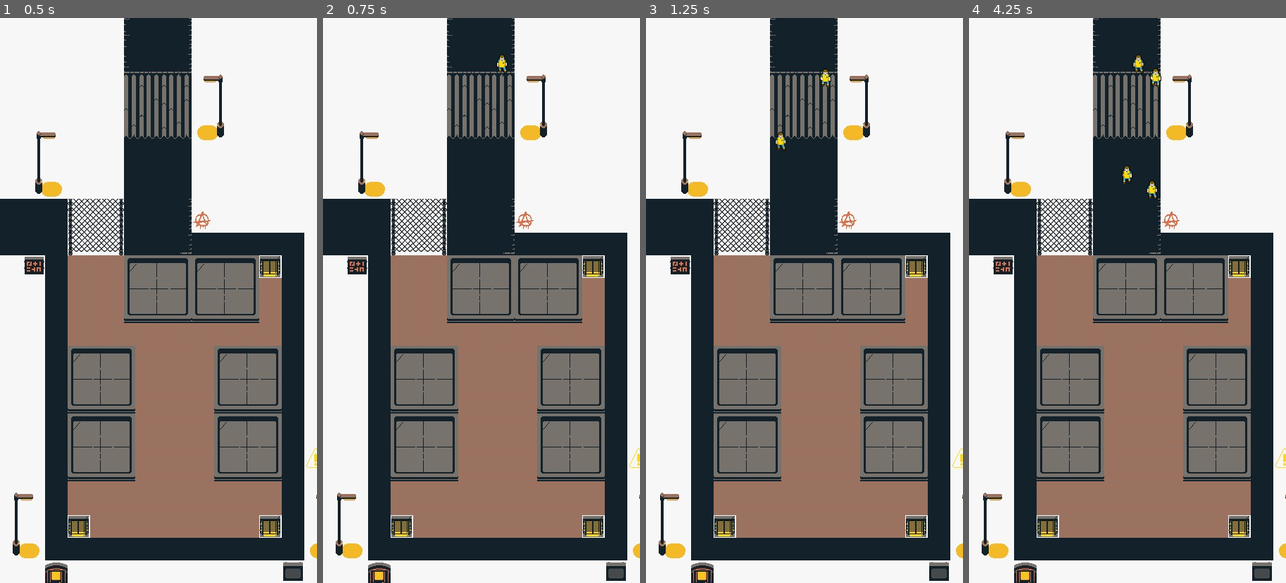
Above: before the commit, frames 1-4 (left to right).
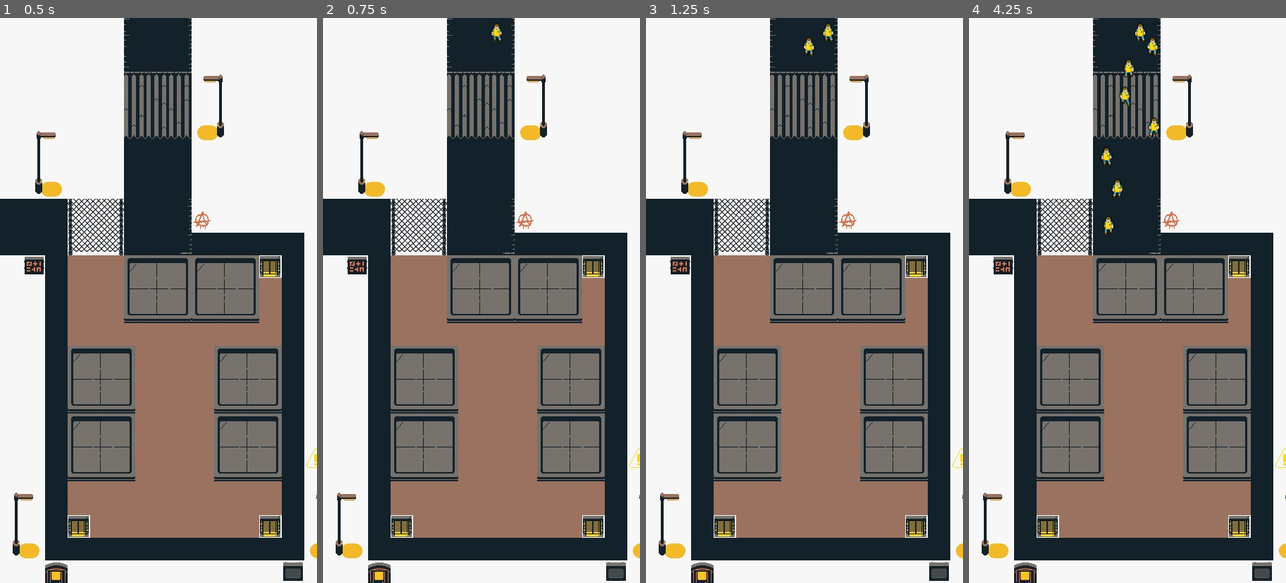
Above: after the commit, the same moments.

Repository: iparosds/SOS-Aliens
Game: Godot game, scene res://levels/level_01.tscn
The game is run twice, just before and just after one commit, with the same random seed, the same clock (stepped at 60 frames per second) and the same inputs. This scene is started directly instead of the project's main scene.
Inputs (mouse positions are in pixels of both pictures, inside the frame that each line leads up to):
- Up to frame 1 (0.5 s): no input
- Up to frame 2 (0.75 s): tap Enter at 0.5 s; move the mouse to (551, 272) at 0.52 s; hold Right (right) from 0.53 s (still down); tap Mouse wheel up (zoom_in) at 0.6 s; click (551, 272) at 0.67 s
- Up to frame 3 (1.25 s): keep holding Right (right)
- Up to frame 4 (4.25 s): move the mouse to (1149, 80) at 1.27 s; release Right (right) at 1.28 s; hold Down (down) 1.28-2.03 s; tap Mouse wheel down (zoom_out) at 1.35, 2.85 s; click (1149, 80) at 1.42 s; move the mouse to (1114, 164) at 2.02 s; hold Right (right) 2.03-2.78 s; tap Mouse wheel up (zoom_in) at 2.1, 3.6 s; click (1114, 164) at 2.17 s; move the mouse to (1114, 153) at 2.77 s; hold W (up) 2.78-3.53 s; click (1114, 153) at 2.92 s; move the mouse to (1105, 159) at 3.52 s; hold Left (left) from 3.53 s (still down); click (1105, 159) at 3.67 s

Frame 1 is identical in both runs. In frame 2, 0.1% of the frame differs, in the area x 53-59%, y 1-10%; in frame 3, 0.3%; in frame 4, 0.9%, in the area x 41-61%, y 1-39%.
Error in both runs: Invalid access to property or key 'main_menu' on a base object of type 'Nil'. (res://scripts/controller.gd:23)

Commit message:
Gerando e implementando segunda saída.

Diff:
--- a/levels/level_01.tscn
+++ b/levels/level_01.tscn
@@ -880,7 +880,7 @@
 tile_set = SubResource("TileSet_81a5f")
 
 [node name="Timer" type="Timer" parent="."]
-wait_time = 10.372
+wait_time = 180.0
 
 [node name="SaidaLabirinto" type="Node2D" parent="."]
 position = Vector2(-22, 298)
@@ -891,13 +891,21 @@
 [node name="EntradasLabirinto" type="Node" parent="."]
 
 [node name="Rua Lafaete" type="Node2D" parent="EntradasLabirinto"]
-position = Vector2(190, 178)
+position = Vector2(194, 21)
 
 [node name="Rua X" type="Node2D" parent="EntradasLabirinto"]
-position = Vector2(254, 68)
+position = Vector2(247, 24)
 
 [node name="Spawn" type="Timer" parent="."]
 wait_time = 0.5
 
+[node name="SaidasLabirinto" type="Node" parent="."]
+
+[node name="Saida1" type="Node2D" parent="SaidasLabirinto"]
+position = Vector2(196, 315)
+
+[node name="SAida2" type="Node2D" parent="SaidasLabirinto"]
+position = Vector2(296, 320)
+
 [connection signal="timeout" from="Timer" to="." method="_on_timer_timeout"]
 [connection signal="timeout" from="Spawn" to="." method="_on_spawn_timeout"]
--- a/scripts/controller.gd
+++ b/scripts/controller.gd
@@ -30,15 +30,15 @@
 		return
 
 	var entradas = level.entradas_labirinto.get_children()
-	if entradas.size() == 0:
-		print("⚠Nenhuma entrada encontrada")
-		return
+
+	var saidas = level.saidas_labirinto.get_children()
 
 	var entrada_random = entradas[randi() % entradas.size()]
+	var saida_random = saidas[randi() % saidas.size()]
 
 	var new_patriota = patriota.instantiate()
-	new_patriota.saida = level.saida_labirinto.global_position
 	new_patriota.global_position = entrada_random.global_position
+	new_patriota.saida = saida_random.global_position
 
 	level.add_child(new_patriota)
 	total_patriotas_generated += 1
--- a/scripts/level.gd
+++ b/scripts/level.gd
@@ -4,6 +4,7 @@
 @onready var entrada_labirinto: Node2D = $EntradaLabirinto
 @onready var spawn: Timer = $Spawn
 @onready var entradas_labirinto: Node = $EntradasLabirinto
+@onready var saidas_labirinto: Node = $SaidasLabirinto
 
 @export var max_patriotas: int = 10
 
